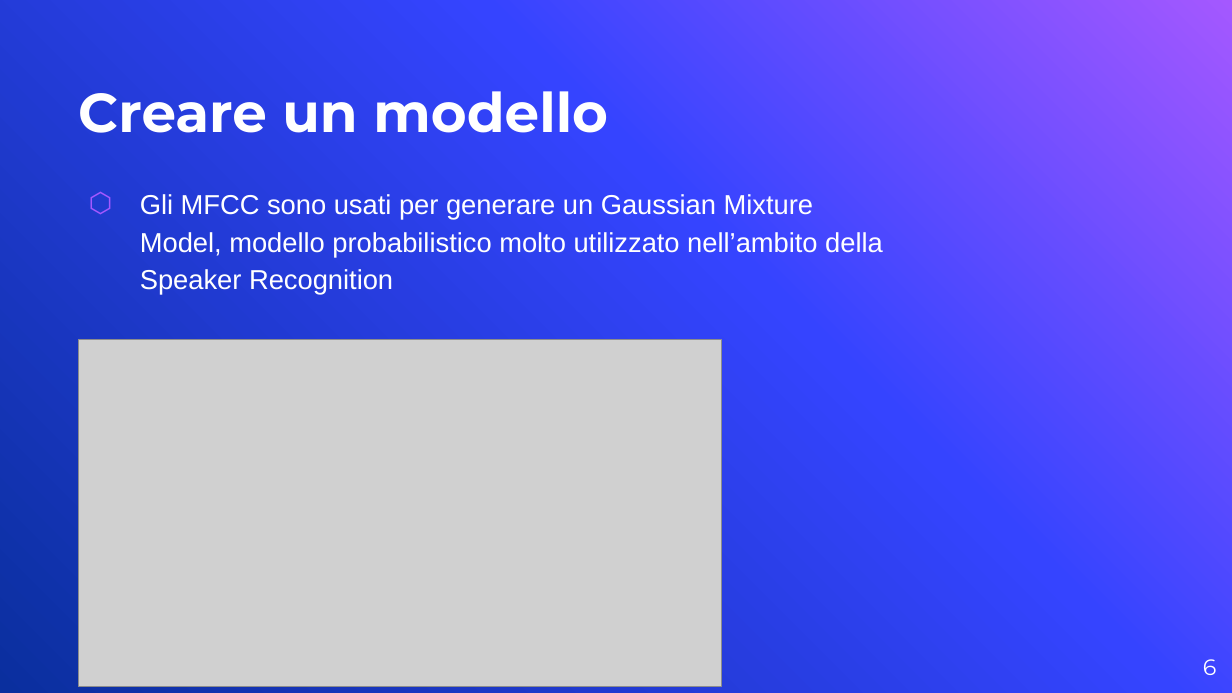
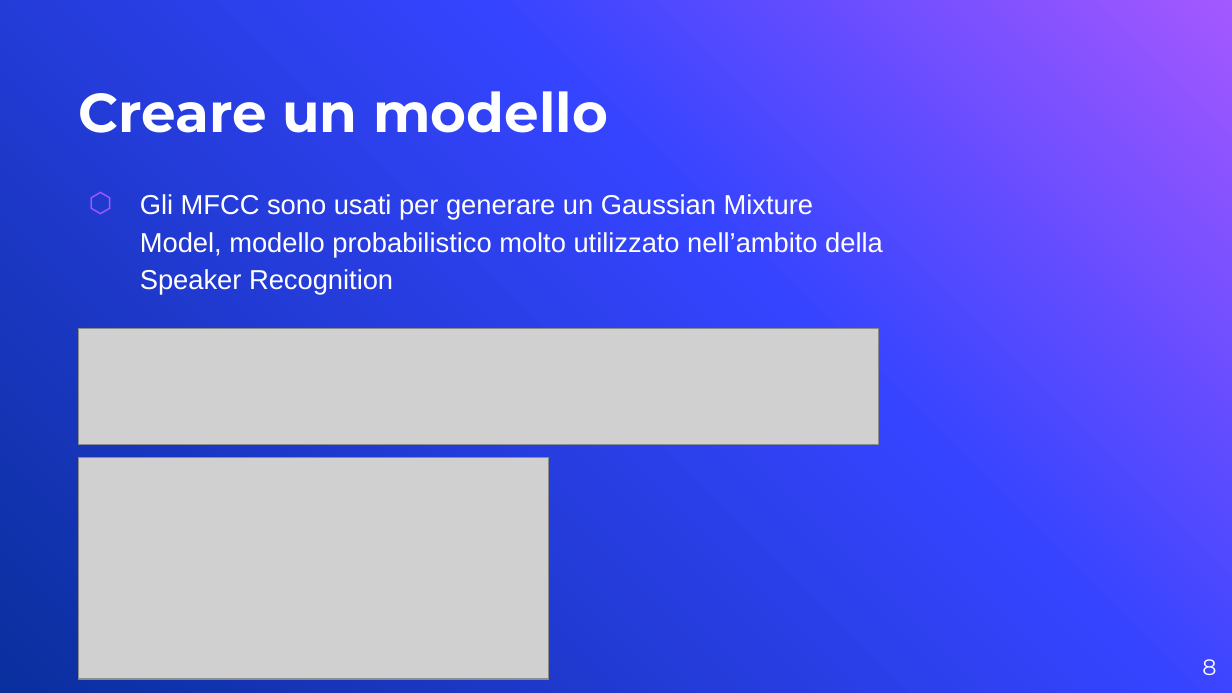
Before and after one commit to AmedeoD96/Citofono, a slide deck: slide 8 of Progetto/Documentazione/Presentazione.pptx (slide 6 before the commit). Drawn at 1232x693 pixels with LibreOffice and Linux fonts; fonts in the diff are those of the drawing; grey boxes stand for pictures; background and template pictures are left out. Boxes give left, top, right and bottom in pixels: in the first picture for what was removed or moved away, otherwise in the second. Text is boxed around its words. In the diff, an @@ line names an element or a change of style, - is before the commit and + after.

```diff
--- a/Progetto/Documentazione/Presentazione.pptx
+++ b/Progetto/Documentazione/Presentazione.pptx
@@ picture added at <box>78,329,878,445</box> @@
@@ picture: place and size @@
-picture at <box>78,339,721,686</box>
+picture at <box>78,457,548,679</box>
@@ page number at <box>1202,659,1216,675</box>: text changed @@
-6
+8
```
Also in this commit, not shown: 3 other slides changed, 4 slides added.
